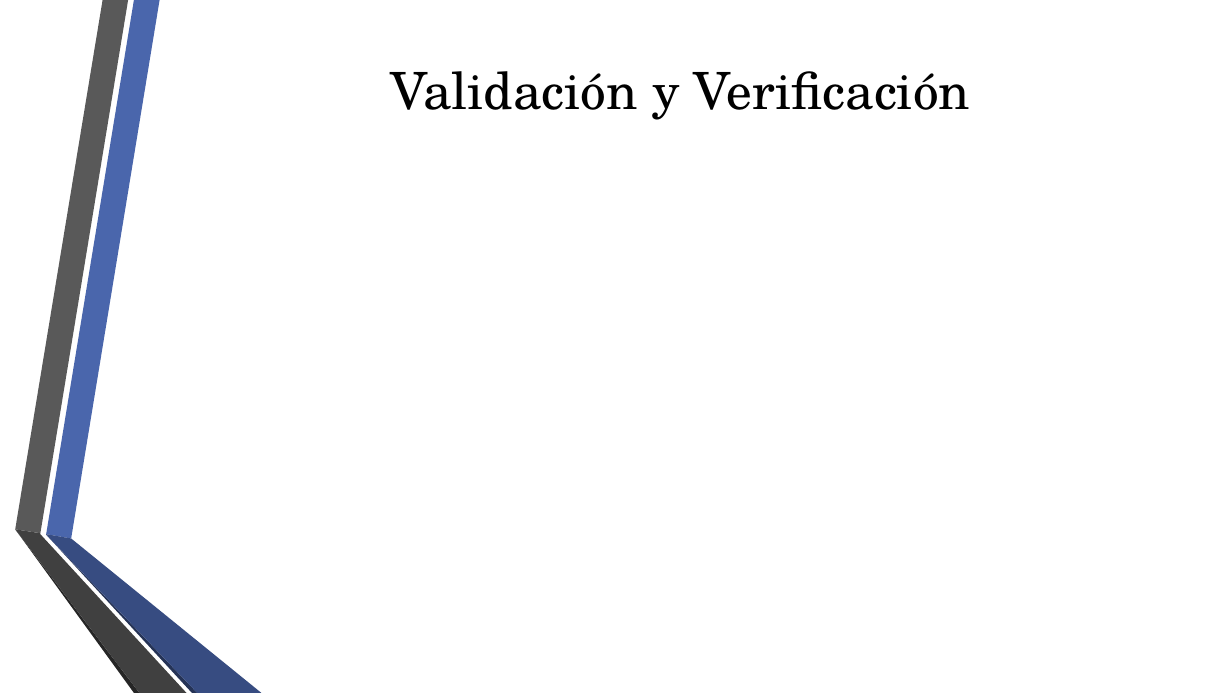
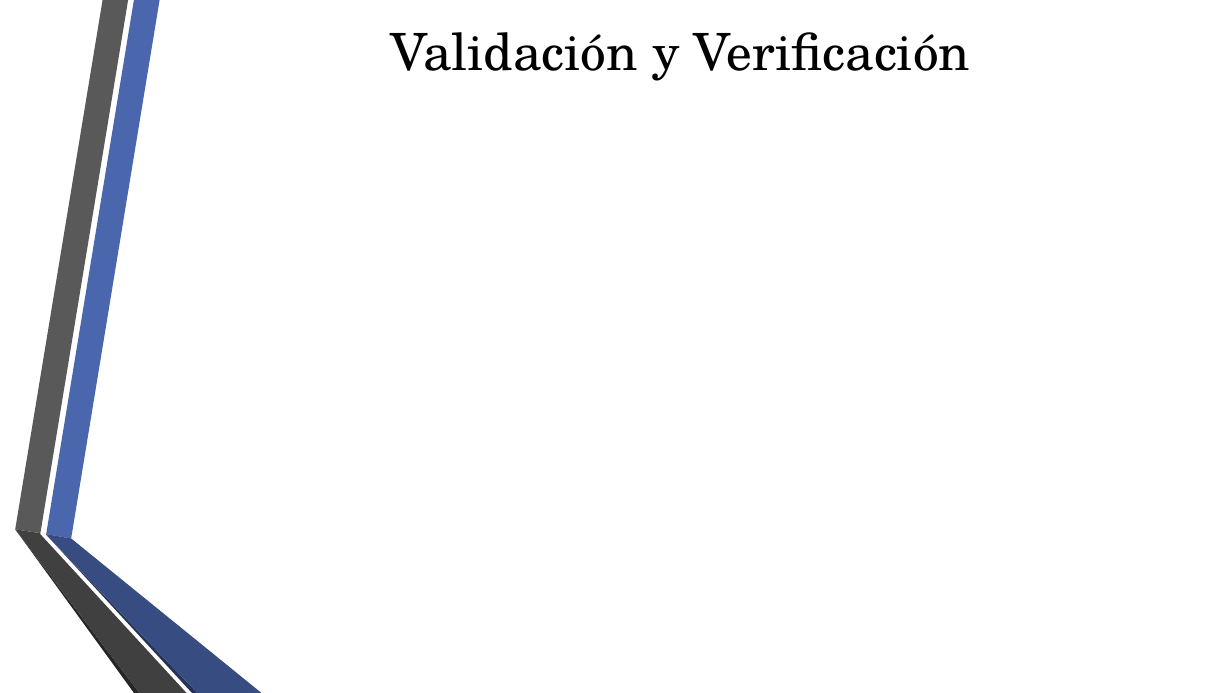
Before and after one commit to fge23/Sistema-VASPA, a slide deck: slide 20 of Presentaciones/Presentación VASPA - Diciembre 2020 - Examen Final/Presentación VASPA - Diciembre 2020 - Examen Final.pptx. Drawn at 1232x693 pixels with LibreOffice and Linux fonts; fonts in the diff are those of the drawing; background and template pictures are left out. Boxes give left, top, right and bottom in pixels: in the first picture for what was removed or moved away, otherwise in the second. Text is boxed around its words. In the diff, an @@ line names an element or a change of style, - is before the commit and + after.

```diff
--- a/Presentaciones/Presentación VASPA - Diciembre 2020 - Examen Final/Presentación VASPA - Diciembre 2020 - Examen Final.pptx
+++ b/Presentaciones/Presentación VASPA - Diciembre 2020 - Examen Final/Presentación VASPA - Diciembre 2020 - Examen Final.pptx
@@ title "Validación y Verificación": place and size @@
-title "Validación y Verificación" at box(390, 71, 970, 120)
+title "Validación y Verificación" at box(390, 32, 970, 81)
```
Also in this commit, not shown: 1 other slide changed, 2 slides added, 4 other files.
